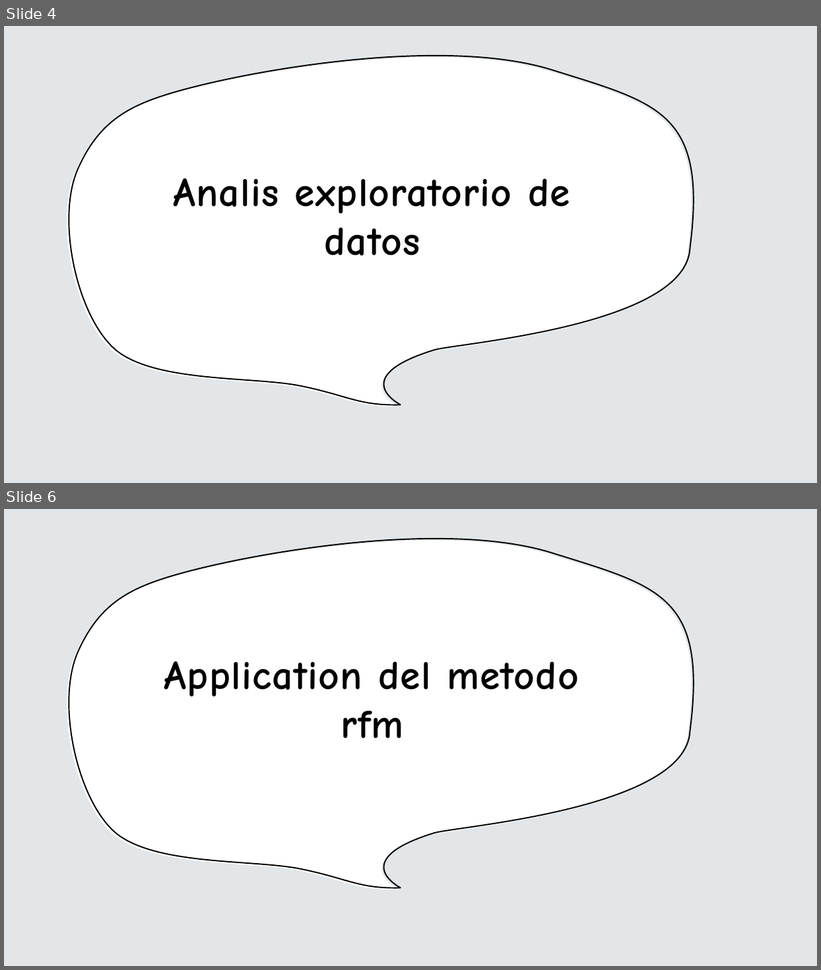
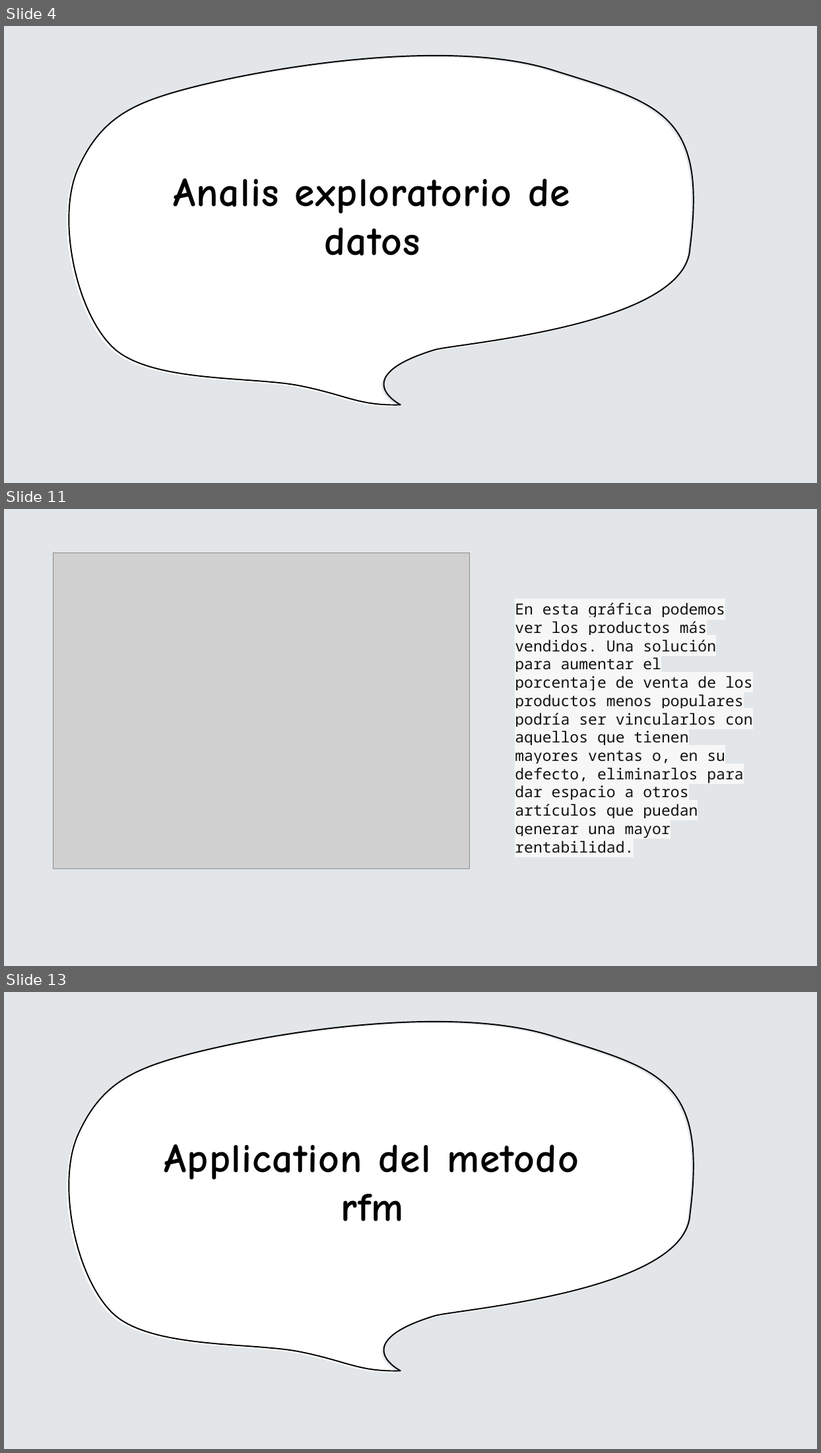
Before and after one commit to kelvin-lab/Customer-Segmentation-CLTV-Retail, a slide deck: Data/static/Esqueleto.pptx. Shown one above the other, each under a label of ours: slides 4 and 6 before the commit, slides 4, 11 and 13 after it; the slides between them are not shown. The pictures are 821x970 and 821x1453 pixels, drawn with LibreOffice and Linux fonts; fonts in the diff are those of the drawing; grey boxes stand for pictures. Boxes give left, top, right and bottom in pixels: in the first picture for what was removed or moved away, otherwise in the second. Text is boxed around its words. In the diff, an @@ line names an element or a change of style, - is before the commit and + after.

```diff
--- a/Data/static/Esqueleto.pptx
+++ b/Data/static/Esqueleto.pptx
@@ slide 11 added at (4, 509, 817, 966), background #E2E6E8 @@
@@ picture added at (54, 553, 470, 869) @@
@@ text added at (515, 603, 753, 854), 18 pt, text #111111 @@
+En esta gráfica podemos ver los productos más vendidos. Una solución para aumentar el porcentaje de venta de los productos menos populares podría ser vincularlos con aquellos que tienen mayores ventas o, en su defecto, eliminarlos para dar espacio a otros artículos que puedan generar una mayor rentabilidad.
@@ what was slide 6 is now slide 13 @@
```
Also in this commit, not shown: 1 slide changed, 10 other slides added, 3 slides removed, 1 other file.
